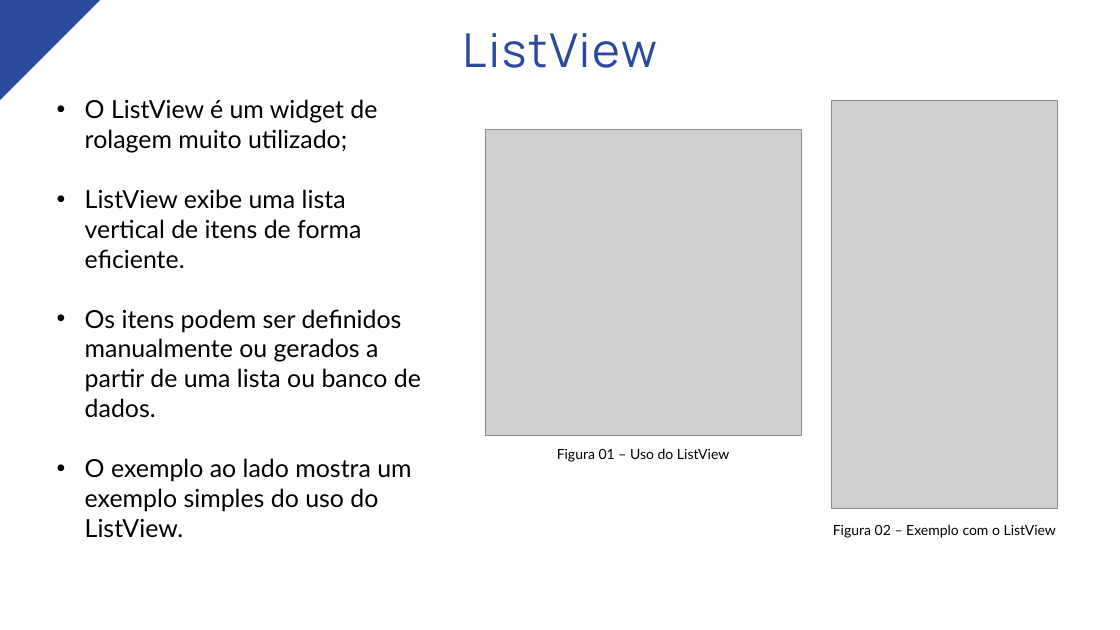
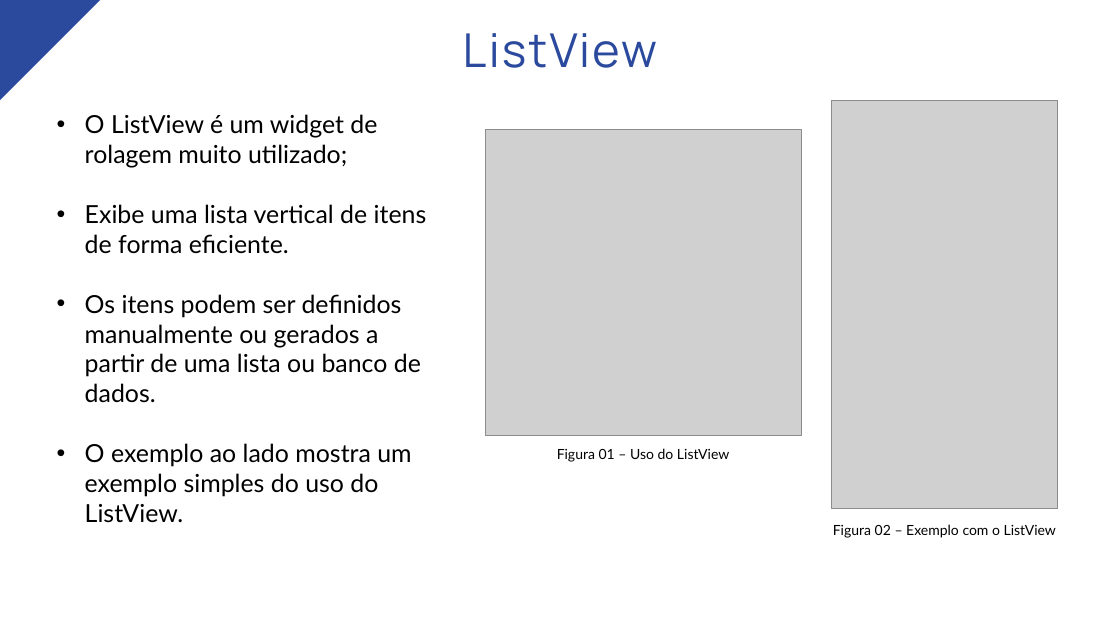
Before and after one commit to nataliascosta/Flutter, a slide deck: slide 3 of Módulo 09 - DataGrids/Módulo IX - DataGrids.pptx. Drawn at 1120x630 pixels with LibreOffice and Linux fonts; fonts in the diff are those of the drawing; grey boxes stand for pictures. Boxes give left, top, right and bottom in pixels: in the first picture for what was removed or moved away, otherwise in the second. Text is boxed around its words. In the diff, an @@ line names an element or a change of style, - is before the commit and + after.

```diff
--- a/Módulo 09 - DataGrids/Módulo IX - DataGrids.pptx
+++ b/Módulo 09 - DataGrids/Módulo IX - DataGrids.pptx
@@ text "O ListView é um widget ...": place and size @@
-text "O ListView é um widget ..." at (85, 99, 421, 538)
+text "O ListView é um widget ..." at (85, 114, 427, 523)
@@ text at (85, 204, 427, 254): text changed @@
-• ListView exibe uma lista vertical de itens de forma eficiente.
+• Exibe uma lista vertical de itens de forma eficiente.
```
Also in this commit, not shown: 3 other slides changed, 2 slides added, 2 slides removed, 1 other file.
